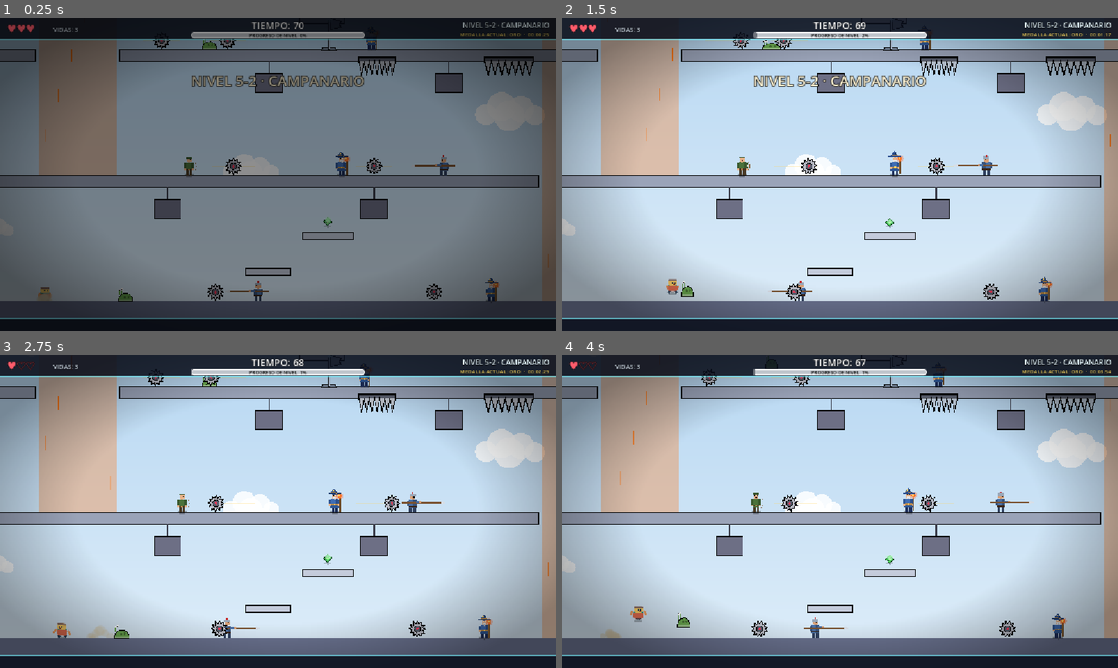
Above: before the commit, frames 1-4 (two rows, left to right).
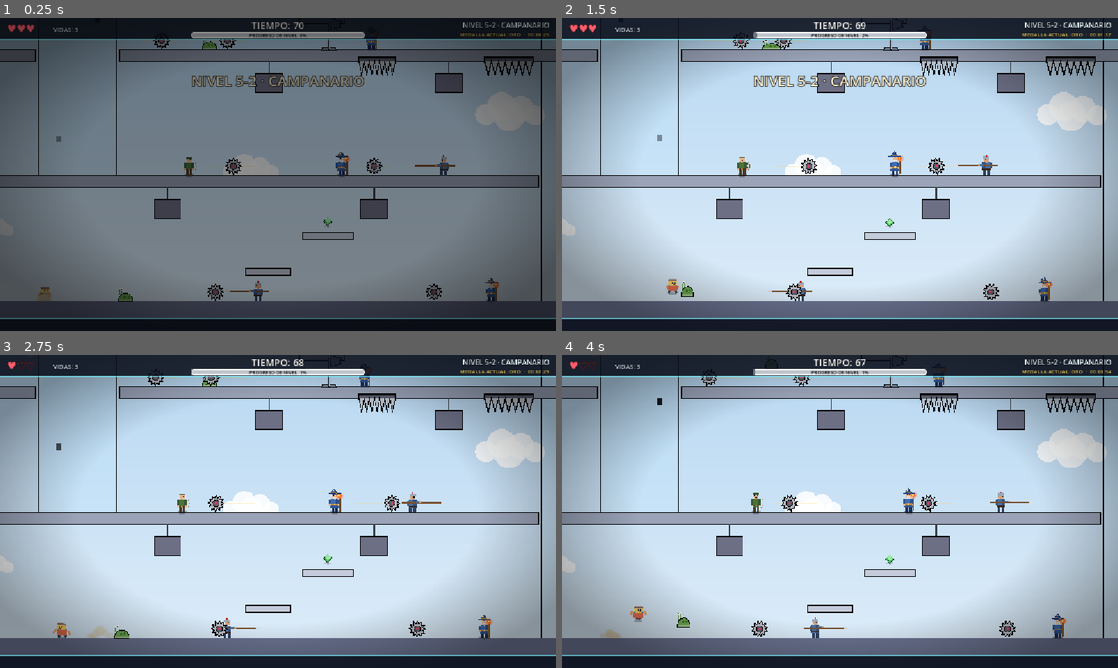
Above: after the commit, the same moments.

Repository: francoNicolasAlvarez/Plataformero_editable
Game: Godot game, scene res://scenes/levels/level_twentytwo.tscn
Two runs of this game, one before a commit and one after it. Both use one fixed random seed, a clock stepped at 60 frames per second and the inputs below. This scene is started directly instead of the project's main scene.
Inputs (mouse positions are in pixels of both pictures, inside the frame that each line leads up to):
- Up to frame 1 (0.25 s): no input
- Up to frame 2 (1.5 s): tap Enter (pause) at 0.5 s; move the mouse to (962, 158) at 0.52 s; hold D (move_right) 0.53-1.25 s; tap Ctrl (dash) at 0.6 s; click (962, 158) at 0.67 s; tap Space (jump) at 0.77, 1.07 s; drag from (728, 190) to (639, 55) at 1.27 s
- Up to frame 3 (2.75 s): move the mouse to (333, 442) at 2.02 s; hold A (move_left) from 2.03 s (still down); tap Tab at 2.1 s
- Up to frame 4 (4 s): release A (move_left) at 2.75 s; drag from (812, 574) to (934, 549) at 2.77 s; move the mouse to (1006, 558) at 3.52 s; hold D (move_right) from 3.53 s (still down); tap J at 3.6 s; tap Space (jump) at 3.77 s

The runs differ from the first frame. In frame 1, 8.3% of the frame differs, in the area x 6-100%, y 6-91%; in frame 2, 8.3%; in frame 3, 8.3%; in frame 4, 8.3%.

Commit message:
Corrientes de aire: sin tinte naranja, contorno negro y aspas negras cuadradas
Co-Authored-By: Claude Sonnet 5.5 <noreply@anthropic.com>

Diff:
--- a/scenes/levels/level_twentytwo.tscn
+++ b/scenes/levels/level_twentytwo.tscn
@@ -665,9 +665,6 @@
 collision_mask = 2
 script = ExtResource("15_dmskp")
 zone_size = Vector2(260, 800)
-tint = Color(1, 0.45, 0.05, 1)
-haze_alpha = 0.32
-streak_alpha = 0.95
 
 [node name="BellDraft2" type="Area2D" parent="LevelTwentytwoGenerated" unique_id=1568419595]
 position = Vector2(260, 1480)
@@ -675,9 +672,6 @@
 collision_mask = 2
 script = ExtResource("15_dmskp")
 zone_size = Vector2(260, 800)
-tint = Color(1, 0.45, 0.05, 1)
-haze_alpha = 0.32
-streak_alpha = 0.95
 
 [node name="BellDraft3" type="Area2D" parent="LevelTwentytwoGenerated" unique_id=389819827]
 position = Vector2(1940, 1060)
@@ -685,9 +679,6 @@
 collision_mask = 2
 script = ExtResource("15_dmskp")
 zone_size = Vector2(260, 800)
-tint = Color(1, 0.45, 0.05, 1)
-haze_alpha = 0.32
-streak_alpha = 0.95
 
 [node name="BellDraft4" type="Area2D" parent="LevelTwentytwoGenerated" unique_id=1092403166]
 position = Vector2(260, 630)
@@ -695,9 +686,6 @@
 collision_mask = 2
 script = ExtResource("15_dmskp")
 zone_size = Vector2(260, 820)
-tint = Color(1, 0.45, 0.05, 1)
-haze_alpha = 0.32
-streak_alpha = 0.95
 
 [node name="BellCrusher0_0" type="Node2D" parent="LevelTwentytwoGenerated" unique_id=196758950]
 position = Vector2(560, 1960)
--- a/scripts/levels/level_twentytwo_layout.gd
+++ b/scripts/levels/level_twentytwo_layout.gd
@@ -43,9 +43,6 @@
 	4: [700.0, 1500.0],
 }
 
-## Corriente naranja intenso: contrasta con el cielo azul claro (2026-11-24).
-const DRAFT_TINT := Color(1.0, 0.45, 0.05)
-
 
 static func floor_top(floor_index: int) -> float:
 	return FLOOR0_TOP - FLOOR_PITCH * float(floor_index)
@@ -90,7 +87,7 @@
 	for k in range(1, FLOOR_COUNT):
 		var below := floor_top(k - 1)
 		var zone_top := draft_top(k)
-		TowerKit.updraft(world, Vector2(shaft_center_x(k), (below + zone_top) * 0.5), Vector2(HOLE_WIDTH - 20.0, below - zone_top), "BellDraft%d" % k, DRAFT_TINT, 0.32, 0.95)
+		TowerKit.updraft(world, Vector2(shaft_center_x(k), (below + zone_top) * 0.5), Vector2(HOLE_WIDTH - 20.0, below - zone_top), "BellDraft%d" % k)
 	for floor_index in CRUSHERS:
 		for i in CRUSHERS[floor_index].size():
 			var x: float = CRUSHERS[floor_index][i]
--- a/scripts/levels/tower_kit.gd
+++ b/scripts/levels/tower_kit.gd
@@ -104,11 +104,8 @@
 	shape.size = Vector2(width + 800.0, 120.0)
 
 
-static func updraft(world: Node2D, center: Vector2, size: Vector2, node_name: String, tint: Color = Color(0.7, 0.9, 1.0, 1.0), haze_alpha: float = 0.14, streak_alpha: float = 0.55) -> UpdraftZone:
+static func updraft(world: Node2D, center: Vector2, size: Vector2, node_name: String) -> UpdraftZone:
 	var zone := UpdraftZone.new()
-	zone.tint = tint
-	zone.haze_alpha = haze_alpha
-	zone.streak_alpha = streak_alpha
 	zone.name = node_name
 	zone.zone_size = size
 	zone.position = center
--- a/scripts/world/updraft_zone.gd
+++ b/scripts/world/updraft_zone.gd
@@ -5,14 +5,15 @@
 ## gravedad normal (≈ 1500 px/s²) basta una aceleración de 2600 para flotar y
 ## subir; salir por arriba conserva el impulso. Se puede bajar manteniendo
 ## "abajo" (caída rápida). El nodo está en el centro de la zona y se dibuja
-## con franjas translúcidas que suben.
+## con aspas negras cuadradas que suben y un contorno negro (2026-11-24).
 
 @export_range(50.0, 800.0, 10.0) var lift_speed: float = 340.0
 @export_range(500.0, 6000.0, 50.0) var lift_acceleration: float = 2600.0
 @export var tint: Color = Color(0.7, 0.9, 1.0, 1.0)
-## Opacidad de la neblina y de las rayas (más alta = más contraste con el fondo).
-@export_range(0.0, 1.0, 0.01) var haze_alpha: float = 0.14
-@export_range(0.0, 1.0, 0.01) var streak_alpha: float = 0.55
+
+const STREAK_LENGTH := 22.0
+const STREAK_WIDTH := 16.0
+const STREAK_SPACING := 90.0
 
 var _time: float = 0.0
 var _streaks: Array[Line2D] = []
@@ -58,22 +59,35 @@
 		var phase := fposmod(_time * 0.55 + float(index) / float(_streaks.size()), 1.0)
 		var x := -half.x + (float(index) + 0.5) * zone_size.x / float(_streaks.size())
 		var y := half.y - phase * zone_size.y
-		_streaks[index].points = PackedVector2Array([Vector2(x, y), Vector2(x, y - 46.0)])
-		_streaks[index].default_color = Color(tint.r, tint.g, tint.b, streak_alpha * sin(phase * PI))
+		_streaks[index].points = PackedVector2Array([Vector2(x, y), Vector2(x, y - STREAK_LENGTH)])
+		_streaks[index].default_color = Color(0.0, 0.0, 0.0, 0.9 * sin(phase * PI))
 
 
 func _build_visual() -> void:
 	var half := zone_size * 0.5
 	var body := Polygon2D.new()
 	body.name = "Haze"
-	body.color = Color(tint.r, tint.g, tint.b, haze_alpha)
+	body.color = Color(tint.r, tint.g, tint.b, 0.14)
 	body.polygon = PackedVector2Array([Vector2(-half.x, -half.y), Vector2(half.x, -half.y), Vector2(half.x, half.y), Vector2(-half.x, half.y)])
 	body.z_index = -3
 	add_child(body)
-	var count := maxi(3, int(zone_size.x / 38.0))
+	# Contorno negro cerrado de la zona.
+	var outline := Line2D.new()
+	outline.name = "Outline"
+	outline.points = body.polygon
+	outline.closed = true
+	outline.width = 3.0
+	outline.default_color = Color.BLACK
+	outline.joint_mode = Line2D.LINE_JOINT_ROUND
+	outline.z_index = -2
+	add_child(outline)
+	# Aspas negras cuadradas (anchas y cortas) con mucho espacio entre ellas.
+	var count := maxi(2, int(zone_size.x / STREAK_SPACING))
 	for index in count:
 		var streak := Line2D.new()
-		streak.width = 3.0
+		streak.width = STREAK_WIDTH
+		streak.begin_cap_mode = Line2D.LINE_CAP_NONE
+		streak.end_cap_mode = Line2D.LINE_CAP_NONE
 		streak.z_index = -2
 		add_child(streak)
 		_streaks.append(streak)
Not shown, changed: AGENTS.md
